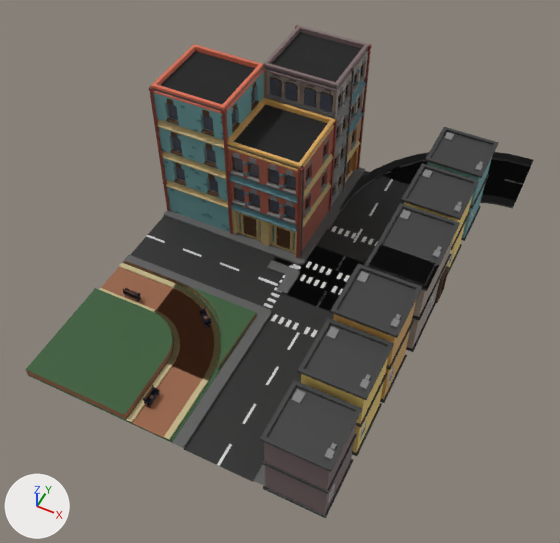
Renders of the glTF model SmallTown.gltf from each side of a commit.
The view is the same before and after, from a 50 mm lens placed at (27.7, -69.0, 89.0), pointed at (-5.8, -2.0, 5.4). Arrows for +X, +Y and +Z are at lower left; the lights stay in place. Where no turn or scale is listed for an object, it has been applied to the vertices.

Script lines for the objects in view, before the commit:
```python
me_cube_009 = bpy.data.meshes.new('Cube.009')
me_cube_009.from_pydata(...)  # 452 vertices, 844 faces; spans x -4.39..4.3, y -3.89..4.8, z 0.08..13.77
# faces by material slot: [54, 460, 26, 150, 44, 32, 2, 76]
me_cube_009.materials.append(mat_bulding_material)  # yellow #e7ca72
me_cube_009.materials.append(mat_window_sill)  # light grey #c2c2c2
me_cube_009.materials.append(mat_window)  # dark blue #494f5d
me_cube_009.materials.append(mat_concrete)  # black #393939
me_cube_009.materials.append(mat_boxes)  # grey #808080
me_cube_009.materials.append(mat_wood)  # brown #533a28
me_cube_009.materials.append(mat_door_1)  # brown #936f4c
me_cube_009.materials.append(mat_doornob)  # dark cyan #092c34
me_plane = bpy.data.meshes.new('Plane')
me_plane.from_pydata(...)  # 437 vertices, 688 faces; spans x -10.0..10.0, y -10.0..10.0, z 0.0..0.4
# faces by material slot: [180, 108, 400]
me_plane.materials.append(mat_street)  # black #222222
me_plane.materials.append(mat_side_walk)  # dark grey #5b5b5b
me_plane.materials.append(mat_stripe)  # light grey #d2d2d2
me_plane_002 = bpy.data.meshes.new('Plane.002')
me_plane_002.from_pydata(...)  # 132 vertices, 440 faces; spans x -6.7..20.0, y -10.0..16.7, z 0.0..0.4
# faces by material slot: [190, 240, 10]
me_plane_002.materials.append(mat_street)  # black #222222
me_plane_002.materials.append(mat_side_walk)  # dark grey #5b5b5b
me_plane_002.materials.append(mat_stripe)  # light grey #d2d2d2
ob_cube_004 = bpy.data.objects.new('Cube.004', me_cube_009)
ob_cube_004.location = (10.7, -17.8, 0.1)
ob_curved_road = bpy.data.objects.new('Curved road', me_plane_002)
ob_curved_road.location = (0.3, 27.8, 0.7)
ob_intersection = bpy.data.objects.new('Intersection', me_plane)
ob_intersection.location = (0.3, 7.9, 0.7)
# also in view: 'Cube.003' at (10.8, -8.5, 7.7); 'straight road.002' at (0.0, 19.1, 0.9); 'T juntion' at (-1.7, -0.9, 0.9); 'straight road' at (-0.1, -20.8, 0.9); 'Cube.002' at (11.0, 3.1, 7.5)
```
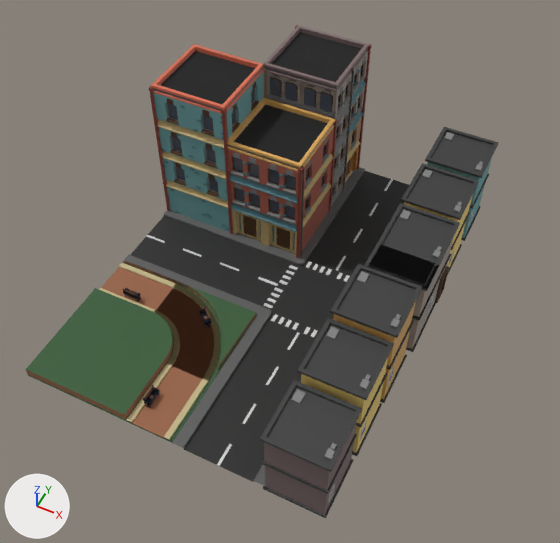
Changed parts and their boxes [x1, y1, x2, y2] in the pictures (560 x 543 px):
'Curved road', deleted (black)
    before: [339, 152, 534, 211]
    faces in mat_street (black #222222): [382, 159, 531, 201]
    faces in mat_side_walk (dark grey #5b5b5b): [339, 152, 534, 211]
'Intersection', deleted
    before: [267, 209, 378, 311]
    faces in mat_street (black #222222): [275, 247, 362, 311]
    faces in mat_side_walk (dark grey #5b5b5b): [267, 209, 341, 294]
    faces in mat_stripe (light grey #d2d2d2): [293, 226, 378, 307]

Edits to the bpy script that builds the scene:
```text
Remove ob_intersection:
    ob_intersection = bpy.data.objects.new('Intersection', me_plane)
    ob_intersection.location = (0.3, 7.9, 0.7)
Remove ob_curved_road:
    ob_curved_road = bpy.data.objects.new('Curved road', me_plane_002)
    ob_curved_road.location = (0.3, 27.8, 0.7)
```
